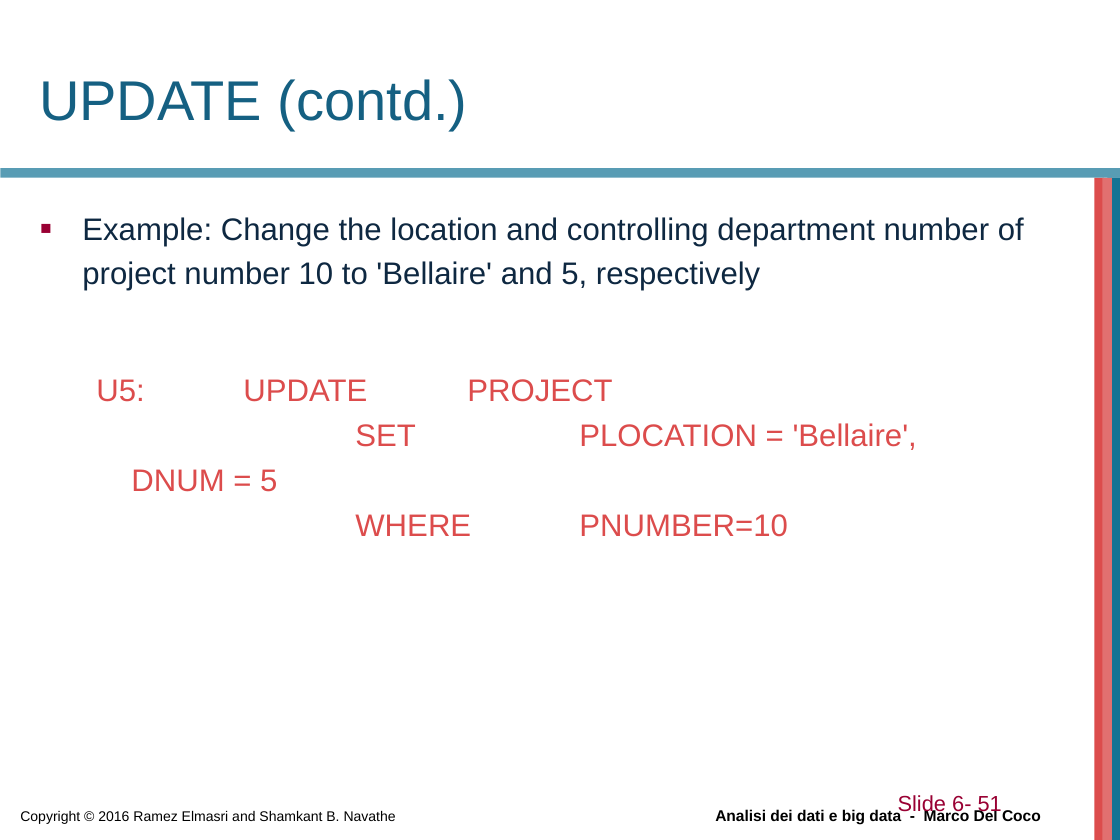
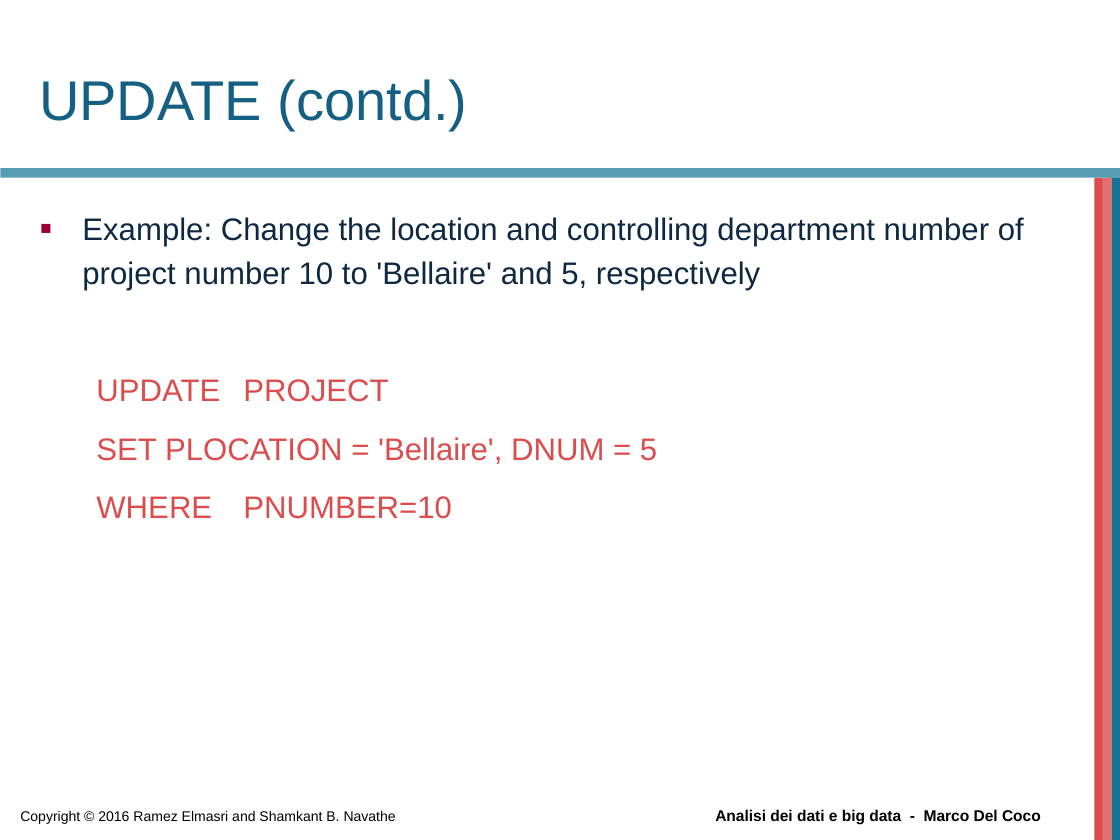
Before and after one commit to beppe2hd/AnalisiDati_BigData, a slide deck: slide 48 of materials/Chapter06.ppt (slide 47 before the commit). Drawn at 1120x840 pixels with LibreOffice and Linux fonts; fonts in the diff are those of the drawing; background and template pictures are left out. Boxes give left, top, right and bottom in pixels: in the first picture for what was removed or moved away, otherwise in the second. Text is boxed around its words. In the diff, an @@ line names an element or a change of style, - is before the commit and + after.

```diff
--- a/materials/Chapter06.ppt
+++ b/materials/Chapter06.ppt
@@ text at (96, 379, 657, 519): text changed @@
-  U5: UPDATE PROJECT
-  SET PLOCATION = 'Bellaire', DNUM = 5
-  WHERE PNUMBER=10
+  UPDATE PROJECT
+  SET PLOCATION = 'Bellaire', DNUM = 5
+  WHERE PNUMBER=10
@@ text removed at (898, 795, 1002, 816) @@
-Slide 6- 51
```
Also in this commit, not shown: 20 other slides changed, 3 slides added, 5 slides removed, 6 other files.
